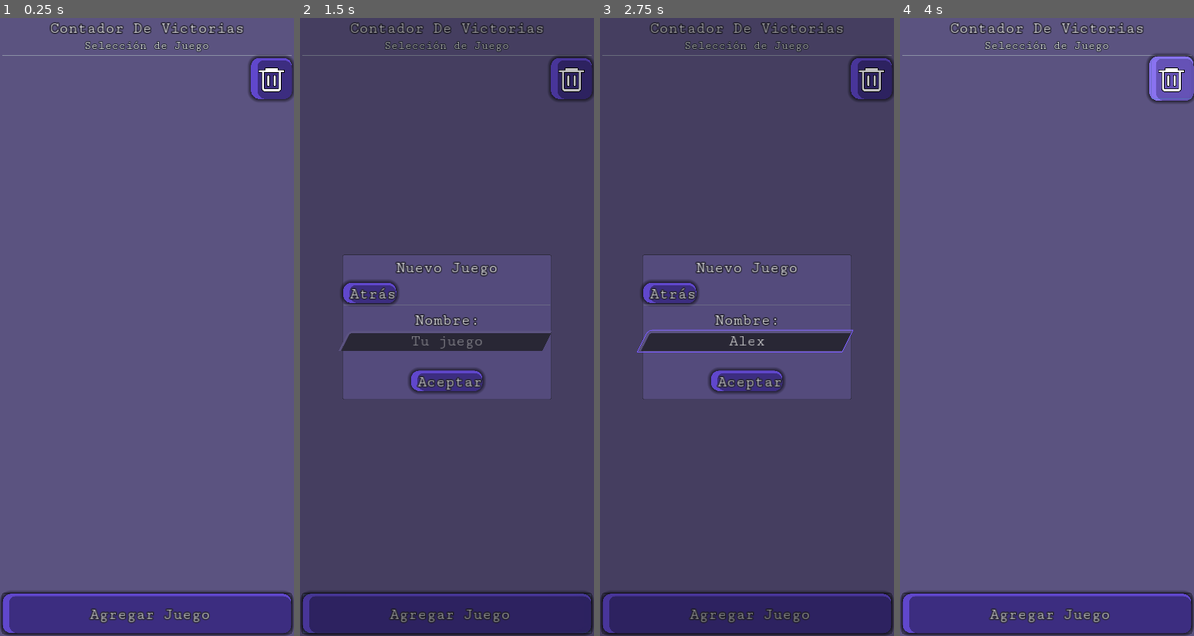
Above: before the commit, frames 1-4 (left to right).
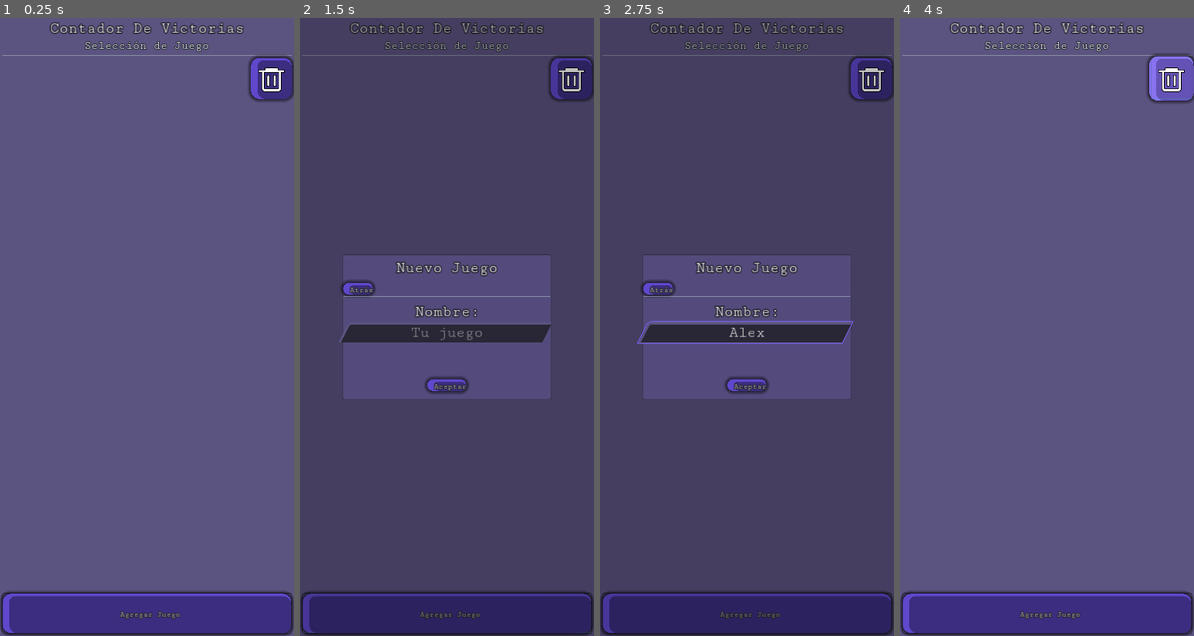
Above: after the commit, the same moments.

Repository: iazuaje/ContadorDeVictorias
Game: Godot game, scene res://UiScene/GameSelection.tscn
Two runs of this game, one before a commit and one after it. Both use one fixed random seed, a clock stepped at 60 frames per second and the inputs below.
Inputs (mouse positions are in pixels of both pictures, inside the frame that each line leads up to):
- Up to frame 1 (0.25 s): no input
- Up to frame 2 (1.5 s): click (570, 79) at 0.5 s; click "Agregar Juego" at 1.25 s
- Up to frame 3 (2.75 s): click (747, 339) at 2.02 s; type "Alex" at 2.1 s
- Up to frame 4 (4 s): click "Atrás" at 2.75 s; click (1170, 79) at 3.5 s

The runs differ from the first frame. In frame 1, 0.5% of the frame differs, in the area x 30-72%, y 95-98%; in frame 2, 4.5%; in frame 3, 4.8%, in the area x 12-87%, y 42-98%; in frame 4, 0.5%.

Commit message:
Arreglado de pequeño error de guardado

Diff:
--- a/Recursos/Temas/default.tres
+++ b/Recursos/Temas/default.tres
@@ -1,6 +1,14 @@
-[gd_resource type="Theme" load_steps=9 format=2]
+[gd_resource type="Theme" load_steps=10 format=2]
 
 [ext_resource path="res://Recursos/Fuentes/CutiveMono-Regular.ttf" type="DynamicFontData" id=1]
+
+[sub_resource type="DynamicFont" id=8]
+size = 20
+outline_size = 2
+outline_color = Color( 0.160784, 0.152941, 0.207843, 1 )
+use_mipmaps = true
+use_filter = true
+font_data = ExtResource( 1 )
 
 [sub_resource type="StyleBoxFlat" id=2]
 bg_color = Color( 0.396078, 0.321569, 0.713726, 1 )
@@ -92,6 +100,7 @@
 
 [resource]
 default_font = SubResource( 1 )
+Button/fonts/font = SubResource( 8 )
 Button/styles/hover = SubResource( 2 )
 Button/styles/normal = SubResource( 3 )
 Button/styles/pressed = SubResource( 4 )
--- a/UiScene/GameBoton.tscn
+++ b/UiScene/GameBoton.tscn
@@ -37,6 +37,7 @@
 margin_right = 90.0
 margin_bottom = 57.0
 text = "Debug"
+align = 1
 autowrap = true
 
 [connection signal="pressed" from="Button" to="." method="_on_Button_pressed"]
--- a/UiScene/GameSelection.tscn
+++ b/UiScene/GameSelection.tscn
@@ -106,10 +106,10 @@
 rect_min_size = Vector2( 0, 100 )
 
 [node name="AgregarJuegoBoton" type="Button" parent="MarginContainer/VBoxContainer/MarginContainer/PanelContainer"]
-margin_left = 7.0
-margin_top = 7.0
-margin_right = 703.0
-margin_bottom = 93.0
+margin_left = 2.0
+margin_top = 2.0
+margin_right = 708.0
+margin_bottom = 98.0
 size_flags_vertical = 5
 text = "Agregar Juego"
 
--- a/UiScene/Script/GameSelection.gd
+++ b/UiScene/Script/GameSelection.gd
@@ -53,7 +53,6 @@
 
 func _notification(what):
 	if what == NOTIFICATION_WM_QUIT_REQUEST:
-		UserManager.save_all()
 		get_tree().quit() # default behavior
 
 func _on_eliminarTodos_pressed():
--- a/UiScene/creacionDeJuego.tscn
+++ b/UiScene/creacionDeJuego.tscn
@@ -25,13 +25,13 @@
 theme = ExtResource( 1 )
 
 [node name="VBoxContainer" type="VBoxContainer" parent="Control"]
-margin_left = 7.0
-margin_top = 7.0
-margin_right = 505.0
-margin_bottom = 348.0
+margin_left = 2.0
+margin_top = 2.0
+margin_right = 510.0
+margin_bottom = 353.0
 
 [node name="MarginContainer" type="MarginContainer" parent="Control/VBoxContainer"]
-margin_right = 498.0
+margin_right = 508.0
 margin_bottom = 63.0
 custom_constants/margin_right = 10
 custom_constants/margin_top = 10
@@ -41,7 +41,7 @@
 [node name="Label" type="Label" parent="Control/VBoxContainer/MarginContainer"]
 margin_left = 10.0
 margin_top = 10.0
-margin_right = 488.0
+margin_right = 498.0
 margin_bottom = 53.0
 text = "Nuevo Juego"
 align = 1
@@ -49,20 +49,20 @@
 
 [node name="atras" type="Button" parent="Control/VBoxContainer"]
 margin_top = 67.0
-margin_right = 127.0
+margin_right = 131.0
 margin_bottom = 116.0
 size_flags_horizontal = 0
 text = "Atrás"
 
 [node name="HSeparator" type="HSeparator" parent="Control/VBoxContainer"]
 margin_top = 120.0
-margin_right = 498.0
+margin_right = 508.0
 margin_bottom = 124.0
 
 [node name="MarginContainer2" type="MarginContainer" parent="Control/VBoxContainer"]
 margin_top = 128.0
-margin_right = 498.0
-margin_bottom = 248.0
+margin_right = 508.0
+margin_bottom = 258.0
 size_flags_vertical = 3
 custom_constants/margin_right = 10
 custom_constants/margin_top = 10
@@ -72,37 +72,37 @@
 [node name="VBoxContainer" type="VBoxContainer" parent="Control/VBoxContainer/MarginContainer2"]
 margin_left = 10.0
 margin_top = 10.0
-margin_right = 488.0
-margin_bottom = 110.0
+margin_right = 498.0
+margin_bottom = 120.0
 
 [node name="Label" type="Label" parent="Control/VBoxContainer/MarginContainer2/VBoxContainer"]
-margin_right = 478.0
+margin_right = 488.0
 margin_bottom = 43.0
 text = "Nombre:"
 align = 1
 
 [node name="nombreEdit" type="LineEdit" parent="Control/VBoxContainer/MarginContainer2/VBoxContainer"]
 margin_top = 47.0
-margin_right = 478.0
-margin_bottom = 100.0
+margin_right = 488.0
+margin_bottom = 95.0
 align = 1
 max_length = 20
 expand_to_text_length = true
 placeholder_text = "Tu juego"
 
 [node name="MarginContainer3" type="MarginContainer" parent="Control/VBoxContainer"]
-margin_top = 252.0
-margin_right = 498.0
-margin_bottom = 341.0
+margin_top = 262.0
+margin_right = 508.0
+margin_bottom = 351.0
 custom_constants/margin_right = 20
 custom_constants/margin_top = 20
 custom_constants/margin_left = 20
 custom_constants/margin_bottom = 20
 
 [node name="aceptar" type="Button" parent="Control/VBoxContainer/MarginContainer3"]
-margin_left = 162.0
+margin_left = 165.0
 margin_top = 20.0
-margin_right = 335.0
+margin_right = 342.0
 margin_bottom = 69.0
 size_flags_horizontal = 4
 text = "Aceptar"
